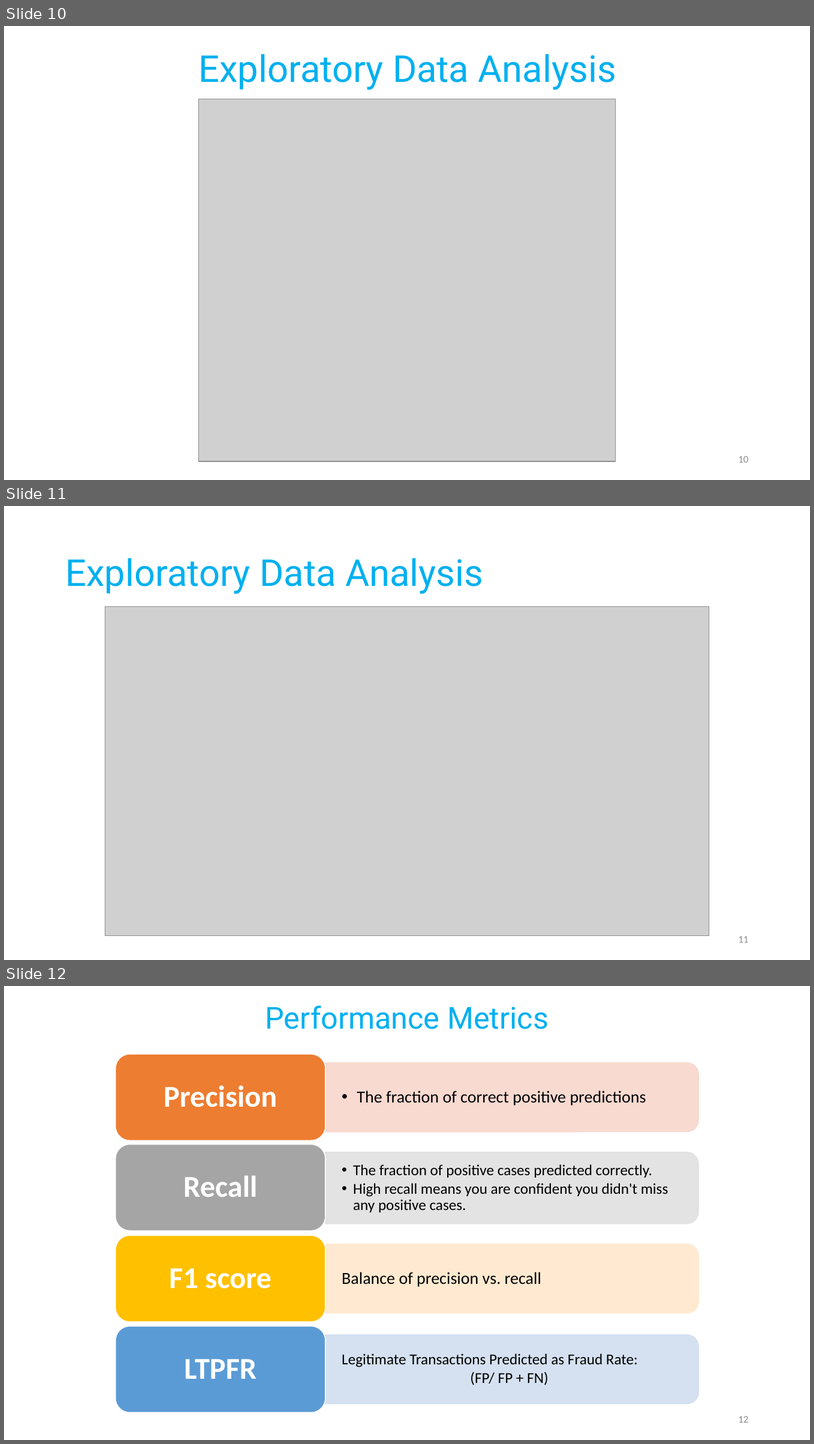
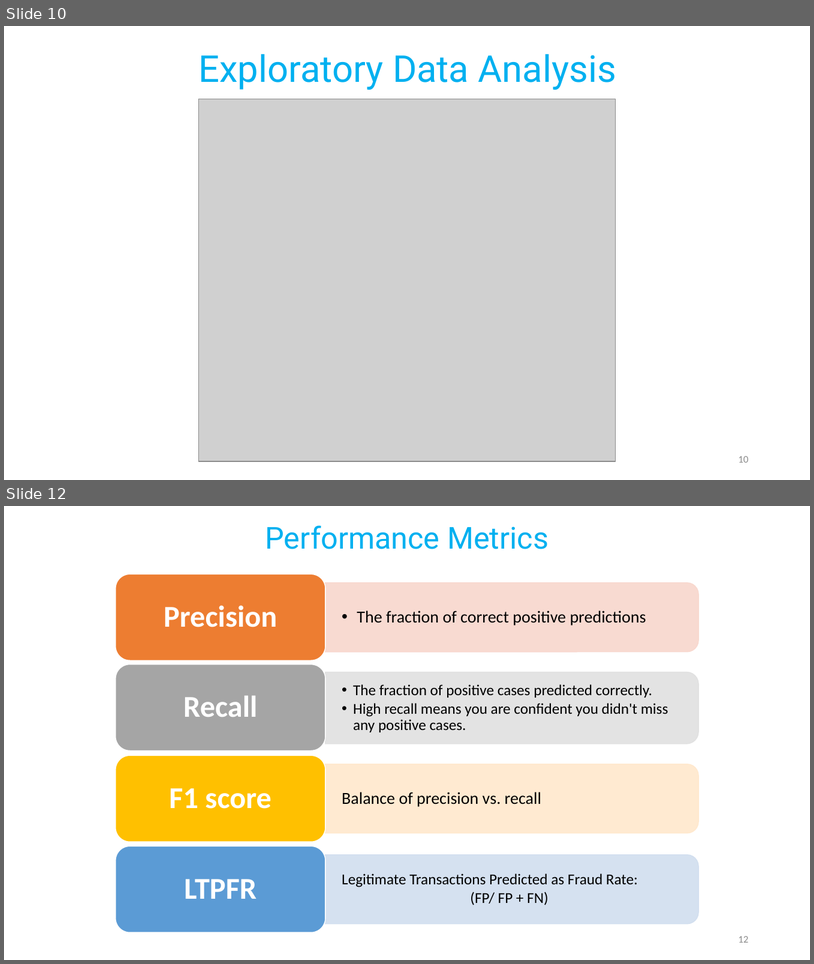
Before and after one commit to hizak/Metis_T5_DS_Projects, a slide deck: Credit Card Fraud Project.pptx. Shown one above the other, each under a label of ours: slides 10, 11 and 12 before the commit, slides 10 and 12 after it; the slides between them are not shown. The pictures are 814x1444 and 814x964 pixels, drawn with LibreOffice and Linux fonts; fonts in the diff are those of the drawing; grey boxes stand for pictures. Boxes give left, top, right and bottom in pixels: in the first picture for what was removed or moved away, otherwise in the second. Text is boxed around its words. In the diff, an @@ line names an element or a change of style, - is before the commit and + after.

```diff
--- a/Credit Card Fraud Project.pptx
+++ b/Credit Card Fraud Project.pptx
@@ slide 11 removed at box(4, 506, 810, 960), background #FFFFFF @@
@@ title removed at box(65, 558, 483, 594) @@
-Exploratory Data Analysis
@@ picture removed at box(105, 606, 710, 936) @@
@@ page number removed at box(738, 936, 749, 942) @@
-11
```
Also in this commit, not shown: 3 slides changed, 2 slides added, 1 other file.
